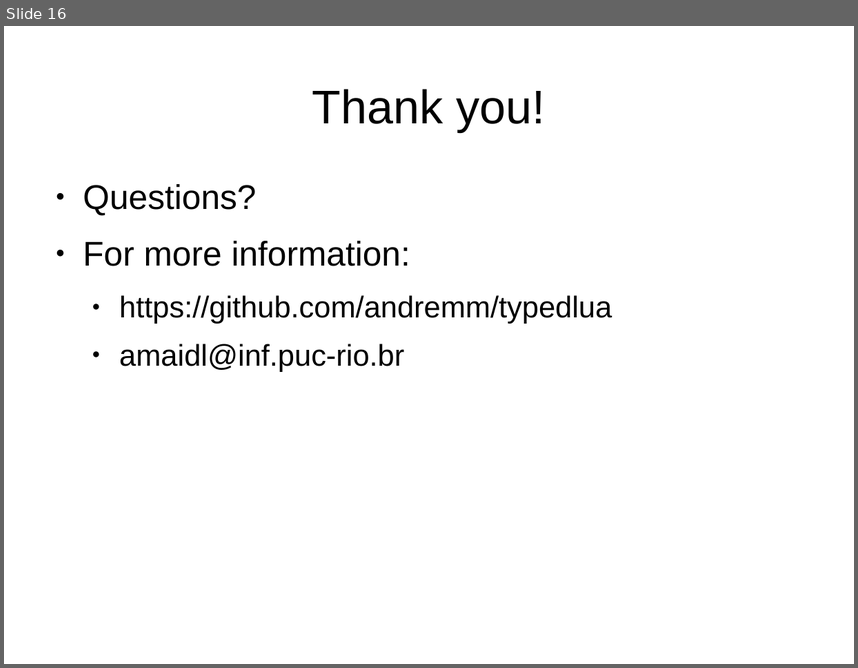
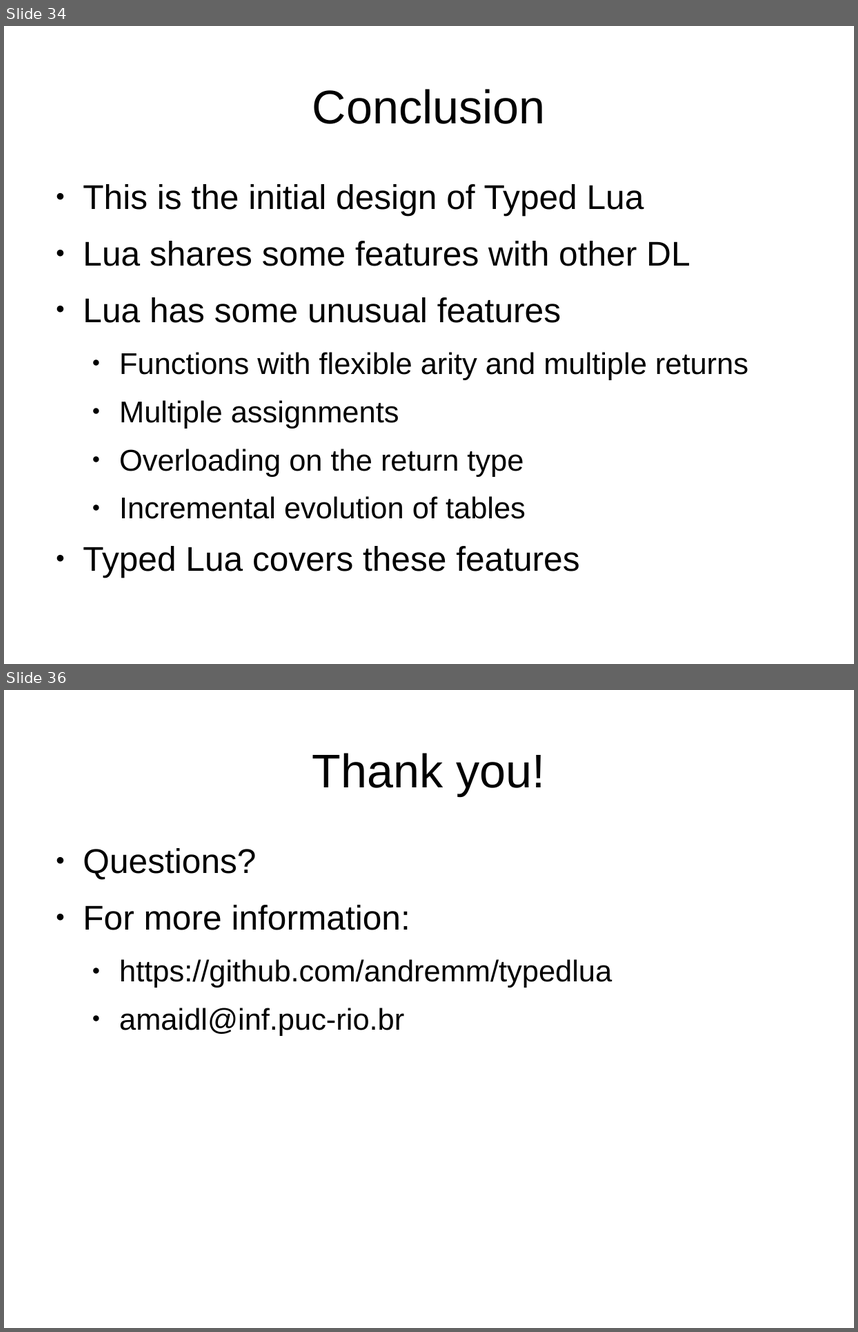
Before and after one commit to andremm/typedlua, a slide deck: doc/slides/dyla2014.odp. Shown one above the other, each under a label of ours: slide 16 before the commit, slides 34 and 36 after it; the slides between them are not shown. The pictures are 858x668 and 858x1332 pixels, drawn with LibreOffice and Linux fonts; fonts in the diff are those of the drawing. Boxes give left, top, right and bottom in pixels: in the first picture for what was removed or moved away, otherwise in the second. Text is boxed around its words. In the diff, an @@ line names an element or a change of style, - is before the commit and + after.

```diff
--- a/doc/slides/dyla2014.odp
+++ b/doc/slides/dyla2014.odp
@@ slide 34 added at (4, 26, 854, 664), background #FFFFFF @@
@@ title added at (312, 89, 546, 124), 44 pt, text #000000 @@
+Conclusion
@@ text added at (83, 184, 749, 577), 28 pt, text #000000 @@
+● This is the initial design of Typed Lua
+● Lua shares some features with other DL
+● Lua has some unusual features
+  ● Functions with flexible arity and multiple returns
+  ● Multiple assignments
+  ● Overloading on the return type
+  ● Incremental evolution of tables
+● Typed Lua covers these features
@@ what was slide 16 is now slide 36 @@
```
Also in this commit, not shown: 19 other slides added.
